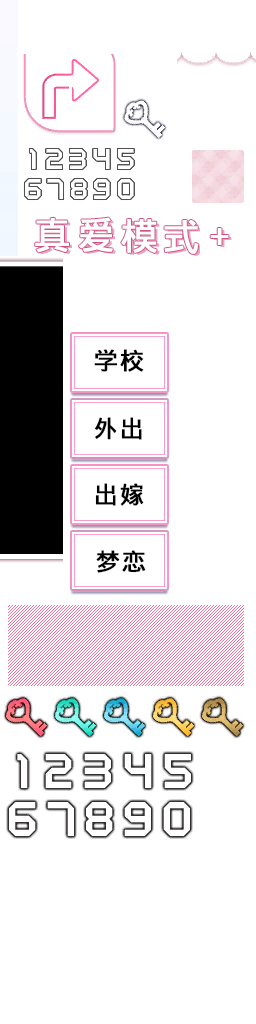
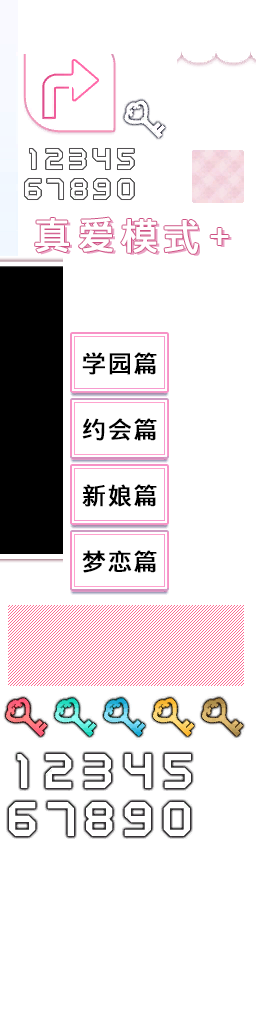
Layers edited between the first and the second 256 × 1024 image:
added group "梦恋篇" (1st of 2) with 2 layers above "新娘篇" over left=82, top=550, right=157, bottom=573
renamed "梦恋" to "梦恋篇", moved it into group "梦恋篇", painted on it over left=82, top=550, right=157, bottom=573
added group "新娘篇" (1st of 2) with 2 layers above "约会篇" over left=82, top=483, right=157, bottom=507
renamed "出嫁" to "新娘篇", moved it into group "新娘篇", painted on it over left=82, top=483, right=157, bottom=507
added group "约会篇" (1st of 2) with 2 layers above "学园篇" over left=82, top=417, right=157, bottom=441
renamed "外出" to "约会篇", moved it into group "约会篇", painted on it over left=82, top=417, right=157, bottom=441
added group "学园篇" (1st of 2) with 2 layers above "图层 1" over left=82, top=349, right=157, bottom=375
renamed "学校" to "学园篇", moved it into group "学园篇", painted on it over left=82, top=349, right=157, bottom=375
